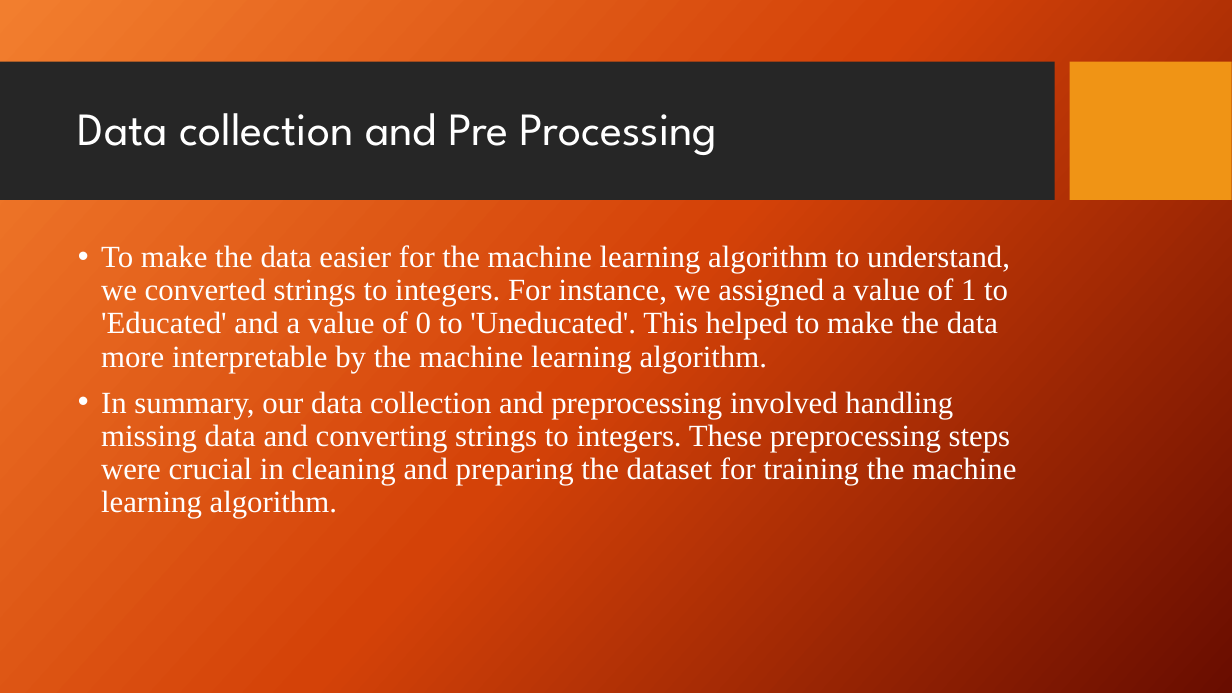
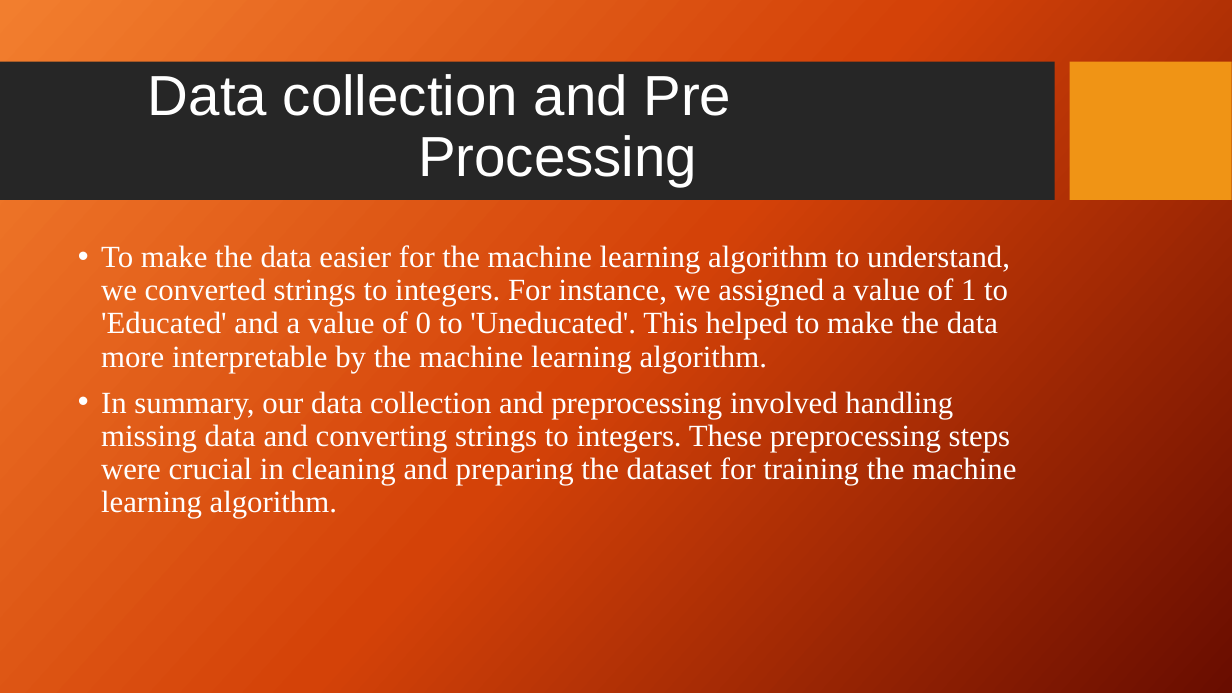
Before and after one commit to Safee121/Loan-Eligibility-Prediction-, a slide deck: slide 4 of Loan Eligibility Prediction1.pptx. Drawn at 1232x693 pixels with LibreOffice and Linux fonts; fonts in the diff are those of the drawing; background and template pictures are left out. Boxes give left, top, right and bottom in pixels: in the first picture for what was removed or moved away, otherwise in the second. Text is boxed around its words. In the diff, an @@ line names an element or a change of style, - is before the commit and + after.

```diff
--- a/Loan Eligibility Prediction1.pptx
+++ b/Loan Eligibility Prediction1.pptx
@@ title "Data collection and Pre Processing" moved from (x1=78, y1=113, x2=718, y2=155) to (x1=148, y1=74, x2=732, y2=186) @@
@@ title "Data collection and Pre Processing" at (x1=148, y1=74, x2=732, y2=186): size 36 to 44 pt, font League Spartan to Arial; alignment left to centre @@
```
Also in this commit, not shown: 4 other slides changed, 1 slide added, 4 slides removed.
